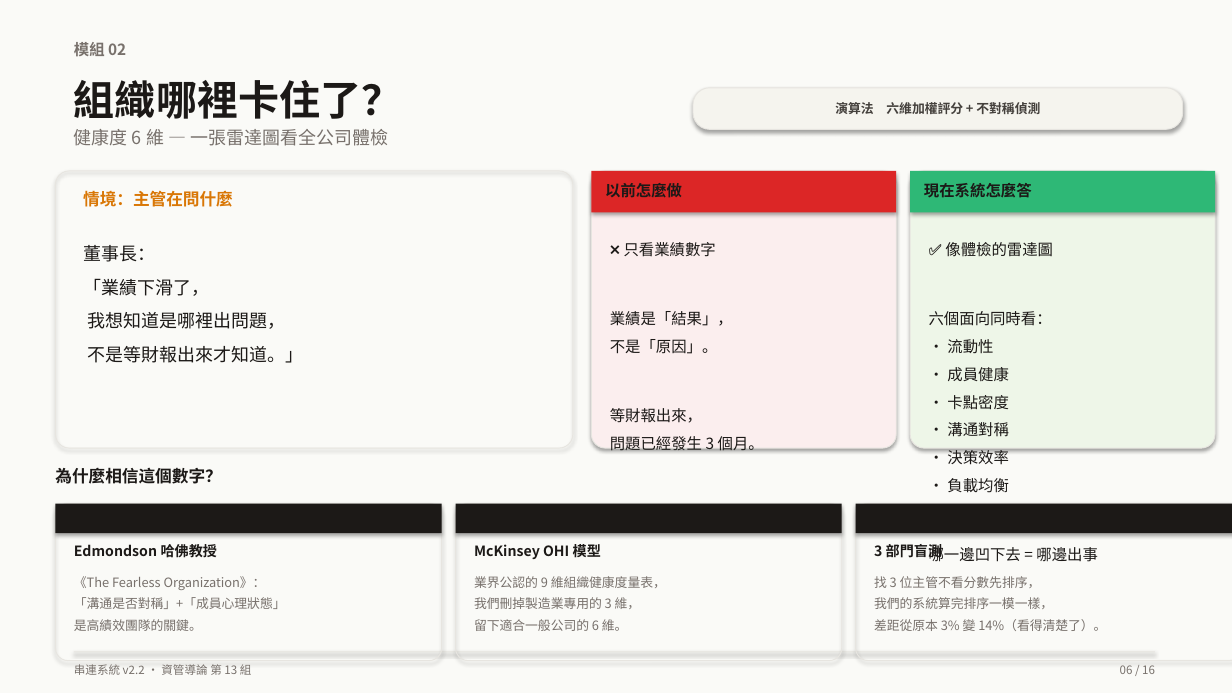
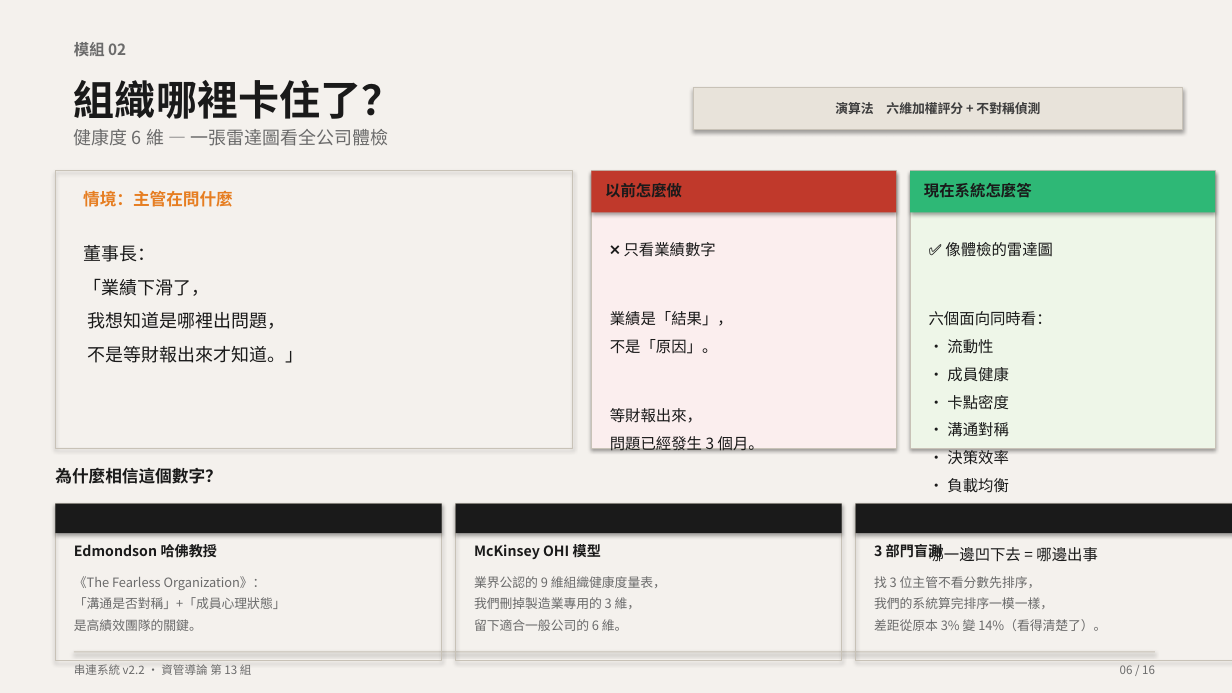
Before and after one commit to Peter2594/chuanlien-system-v2, a slide deck: slide 6 of docs/串連系統_簡報.pptx. Drawn at 1232x693 pixels with LibreOffice and Linux fonts; fonts in the diff are those of the drawing. Boxes give left, top, right and bottom in pixels: in the first picture for what was removed or moved away, otherwise in the second. Text is boxed around its words. In the diff, an @@ line names an element or a change of style, - is before the commit and + after.

```diff
--- a/docs/串連系統_簡報.pptx
+++ b/docs/串連系統_簡報.pptx
@@ rectangle at (0, 0, 1232, 693): fill #FAFAF7 to #F4F1ED @@
@@ rectangle "演算法 六維加權評分 + 不對稱偵測" at (693, 88, 1183, 129): text colour #44403C to #3D3D3D; rounded rectangle to rectangle; fill #F5F4EE to #E8E3DA; outline #E7E5E0 0.75 pt to #C8C2B7 0.75 pt @@
@@ rectangle at (592, 171, 897, 213): fill #DC2626 to #C0392B @@
@@ text "情境：主管在問什麼" at (83, 190, 233, 207): text colour #D97706 to #E67E22 @@
@@ text colour #1C1917 to #1A1A1A in 4 elements at (74, 80, 403, 119), (605, 183, 682, 198), (610, 242, 764, 504), (929, 242, 1098, 562) @@
@@ rounded rectangle to rectangle; outline #E7E5E0 0.75 pt to #C8C2B7 0.75 pt in 6 elements at (55, 171, 573, 448), (592, 171, 897, 448), (910, 171, 1215, 448), (55, 504, 442, 661), (456, 504, 842, 661), (856, 504, 1232, 661) @@
@@ rectangle at (74, 652, 1155, 653): fill #E7E5E0 to #C8C2B7 @@
@@ text colour #78716C to #6B6B6B in 6 elements at (74, 129, 388, 146), (74, 576, 286, 631), (474, 576, 666, 631), (874, 576, 1106, 631), (74, 664, 252, 675), (1120, 665, 1155, 674) @@
```
Also in this commit, not shown: 15 other slides changed, 1 other file.
